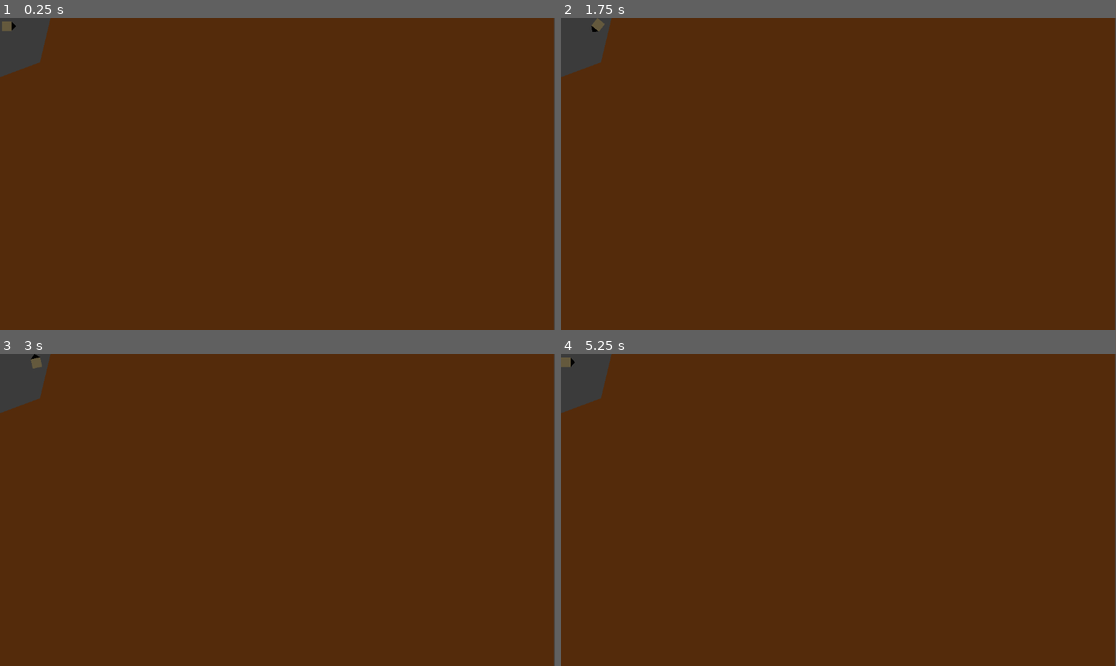
Above: before the commit, frames 1-4 (two rows, left to right).
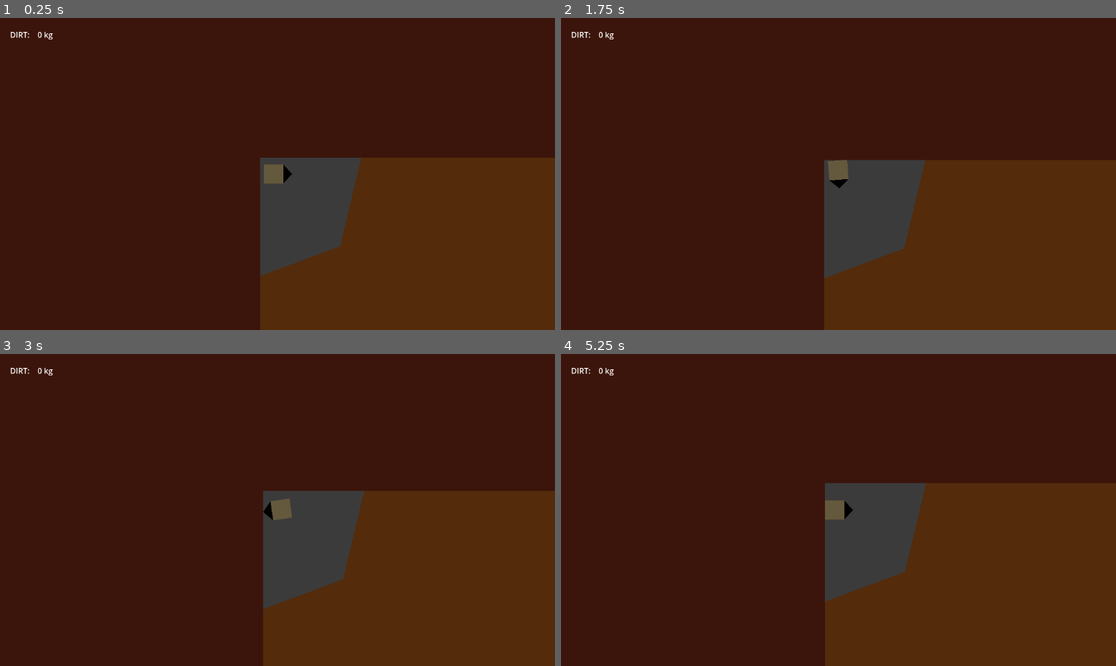
Above: after the commit, the same moments.

Repository: ConorDavidLawton/Drill-game
Game: Godot game, scene res://main.tscn
Two runs of this game, one before a commit and one after it. Both use one fixed random seed, a clock stepped at 60 frames per second and the inputs below.
Inputs:
- Up to frame 1 (0.25 s): no input
- Up to frame 2 (1.75 s): tap Enter at 0.5 s; hold D (right) 0.53-1.28 s; tap Space at 1.25 s; hold S (down) from 1.28 s (still down)
- Up to frame 3 (3 s): release S (down) at 2.03 s; hold D (right) 2.03-2.78 s; hold W (up) from 2.78 s (still down)
- Up to frame 4 (5.25 s): release W (up) at 3.53 s; hold A (left) 3.53-5.03 s; hold S (down) from 5.03 s (still down)

The runs differ from the first frame. In frame 1, 76% of the frame differs, in the area x 0-100%, y 0-100%; in frame 2, 77%; in frame 3, 76%; in frame 4, 75%.

Commit message:
Worked on UI elements

Diff:
--- a/Player.gd
+++ b/Player.gd
@@ -1,8 +1,8 @@
 extends CharacterBody2D
 class_name Player
 
-@export var speed = 200
-@export var rotation_speed = 3
+@export var speed = 100
+@export var rotation_speed = 2
 
 var rotation_direction = 0
 var object_hit
@@ -15,6 +15,7 @@
 func drill():
 	if object_hit.is_in_group("Destructibles"):
 		object_hit.get_parent().clip($"DestructionArea/DestructionPoly")
+		get_node("/root/Main/Headsup").update_dirt()
 
 func get_input():
 	rotation_direction = Input.get_axis("left", "right")
--- a/base.tscn
+++ b/base.tscn
@@ -38,3 +38,8 @@
 position = Vector2(1150, 300)
 rotation = -1.5708
 shape = SubResource("WorldBoundaryShape2D_rpelm")
+
+[node name="Polygon2D" type="Polygon2D" parent="."]
+z_index = -2
+color = Color(0.235294, 0.0862745, 0.0431373, 1)
+polygon = PackedVector2Array(-477, -327, 1618, -321, 1615, 1114, -468, 1099)
--- /dev/null
+++ b/headsup.gd
@@ -0,0 +1,10 @@
+extends Node2D
+@export var dirt_weight = 0
+
+func toggle_display():
+	if self.visible: self.visible = false
+	else: self.visible = true
+
+func update_dirt():
+	dirt_weight = dirt_weight + 50
+	$"CanvasLayer/Dirt container/Dirt weight".text = str(dirt_weight+50) + " kg"
--- /dev/null
+++ b/headsup.tscn
@@ -0,0 +1,24 @@
+[gd_scene load_steps=2 format=3 uid="uid://2aaysk8jm4dp"]
+
+[ext_resource type="Script" path="res://headsup.gd" id="1_6arox"]
+
+[node name="Headsup" type="Node2D"]
+script = ExtResource("1_6arox")
+
+[node name="CanvasLayer" type="CanvasLayer" parent="."]
+
+[node name="Dirt container" type="HSplitContainer" parent="CanvasLayer"]
+offset_left = 21.0
+offset_top = 14.0
+offset_right = 113.0
+offset_bottom = 56.0
+
+[node name="Dirt label" type="Label" parent="CanvasLayer/Dirt container"]
+layout_mode = 2
+text = "Dirt: "
+vertical_alignment = 1
+uppercase = true
+
+[node name="Dirt weight" type="Label" parent="CanvasLayer/Dirt container"]
+layout_mode = 2
+text = "0 kg"
--- a/main.tscn
+++ b/main.tscn
@@ -1,8 +1,10 @@
-[gd_scene load_steps=4 format=3 uid="uid://t8xifb0pxta1"]
+[gd_scene load_steps=6 format=3 uid="uid://t8xifb0pxta1"]
 
 [ext_resource type="PackedScene" uid="uid://d2c671muco8bu" path="res://player.tscn" id="1_chbct"]
 [ext_resource type="PackedScene" uid="uid://c1q5vf08bpeg4" path="res://terrain.tscn" id="2_j55u6"]
 [ext_resource type="PackedScene" uid="uid://cgyubyut6e5pg" path="res://base.tscn" id="3_feb3f"]
+[ext_resource type="PackedScene" uid="uid://2aaysk8jm4dp" path="res://headsup.tscn" id="4_5s3k7"]
+[ext_resource type="PackedScene" uid="uid://bvuspw70tnamv" path="res://pause_menu.tscn" id="5_30qps"]
 
 [node name="Main" type="Node2D"]
 
@@ -12,3 +14,9 @@
 
 [node name="Player" parent="." instance=ExtResource("1_chbct")]
 position = Vector2(18, 17)
+
+[node name="Pause" parent="." instance=ExtResource("5_30qps")]
+position = Vector2(756.274, -407.811)
+
+[node name="Headsup" parent="." instance=ExtResource("4_5s3k7")]
+position = Vector2(756.274, -407.811)
--- /dev/null
+++ b/pause_menu.gd
@@ -0,0 +1,6 @@
+extends Node2D
+
+
+func toggle_display():
+	if self.visible: self.visible = false
+	else: self.visible = true
--- /dev/null
+++ b/pause_menu.tscn
@@ -0,0 +1,34 @@
+[gd_scene load_steps=2 format=3 uid="uid://bvuspw70tnamv"]
+
+[ext_resource type="Script" path="res://pause_menu.gd" id="1_a26j3"]
+
+[node name="Pause" type="Node2D"]
+visible = false
+script = ExtResource("1_a26j3")
+
+[node name="CanvasLayer" type="CanvasLayer" parent="."]
+visible = false
+
+[node name="Control" type="PopupMenu" parent="CanvasLayer"]
+title = "Paused"
+position = Vector2i(325, 50)
+size = Vector2i(500, 550)
+item_count = 1
+item_0/text = "Paused"
+item_0/id = 0
+
+[node name="PanelContainer" type="PanelContainer" parent="CanvasLayer/Control"]
+visible = false
+custom_minimum_size = Vector2(350, 100)
+anchors_preset = 5
+anchor_left = 0.5
+anchor_right = 0.5
+offset_left = -576.5
+offset_right = -76.5
+offset_bottom = 550.0
+grow_horizontal = 2
+
+[node name="TextureButton" type="TextureButton" parent="CanvasLayer/Control/PanelContainer"]
+visible = false
+custom_minimum_size = Vector2(350, 100)
+layout_mode = 2
--- a/player.tscn
+++ b/player.tscn
@@ -21,6 +21,9 @@
 [node name="CollisionDetection" type="CollisionPolygon2D" parent="." groups=["Player"]]
 polygon = PackedVector2Array(-14, -10, 6, -10, 15, 0, 6, 10, -14, 10)
 
+[node name="Camera2D" type="Camera2D" parent="." groups=["Player"]]
+zoom = Vector2(2, 2)
+
 [node name="Drill detection" type="Area2D" parent="." groups=["Player"]]
 
 [node name="CollisionPoly" type="CollisionPolygon2D" parent="Drill detection" groups=["Player"]]
--- a/project.godot
+++ b/project.godot
@@ -42,6 +42,11 @@
 "events": [null, Object(InputEventMouseButton,"resource_local_to_scene":false,"resource_name":"","device":-1,"window_id …(259 unchanged characters)…
 ]
 }
+pause={
+"deadzone": 0.5,
+"events": [Object(InputEventKey,"resource_local_to_scene":false,"resource_name":"","device":-1,"window_id":0,"alt_pressed":false,"shift_pressed":false,"ctrl_pressed":false,"meta_pressed":false,"pressed":false,"keycode":0,"physical_keycode":4194305,"key_label":0,"unicode":0,"echo":false,"script":null)
+]
+}
 
 [rendering]
 
--- a/terrain.tscn
+++ b/terrain.tscn
@@ -9,8 +9,11 @@
 z_index = 1
 color = Color(0.333333, 0.172549, 0.0431373, 1)
 polygon = PackedVector2Array(0, 123, 83, 92, 105, 0, 1150, 0, 1150, 650, 0, 650)
+metadata/_edit_lock_ = true
 
 [node name="Destructible" type="StaticBody2D" parent="." groups=["Destructibles"]]
+metadata/_edit_lock_ = true
 
 [node name="CollisionPolygon2D" type="CollisionPolygon2D" parent="Destructible" groups=["Destructibles"]]
 polygon = PackedVector2Array(0, 123, 83, 92, 105, 0, 1152, 0, 1152, 648, 0, 648)
+metadata/_edit_lock_ = true
